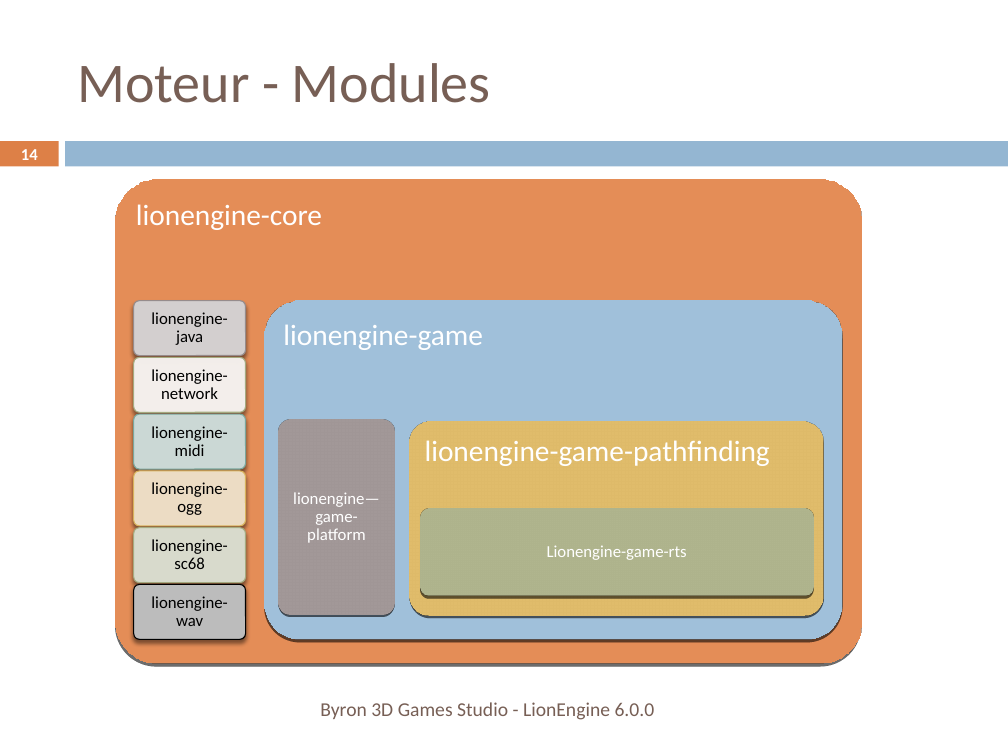
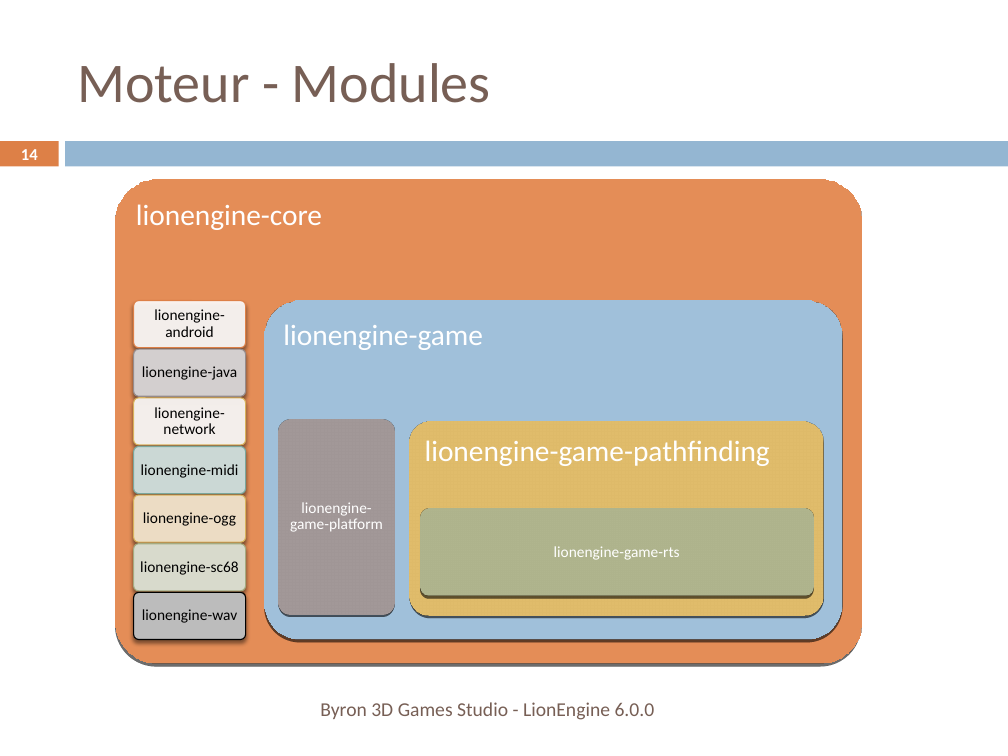
Before and after one commit to b3dgs/lionengine, a slide deck: slide 14 of doc/src/lionengine.pptx. Drawn at 1008x756 pixels with LibreOffice and Linux fonts; fonts in the diff are those of the drawing. Boxes give left, top, right and bottom in pixels: in the first picture for what was removed or moved away, otherwise in the second. Text is boxed around its words. In the diff, an @@ line names an element or a change of style, - is before the commit and + after.

```diff
--- a/doc/src/lionengine.pptx
+++ b/doc/src/lionengine.pptx
@@ rounded rectangle added at bbox=[134, 300, 246, 348], fill #FFFFFF at 90% opacity, outline #DD8047 0.79 pt @@
@@ text added at bbox=[154, 309, 224, 337], 11 pt, text #000000 @@
+lionengine-android
@@ rounded rectangle: place and size @@
-rounded rectangle at bbox=[134, 300, 246, 356]
+rounded rectangle at bbox=[134, 349, 246, 396]
@@ size 12 to 11 pt in 6 elements at bbox=[142, 609, 237, 623], bbox=[140, 561, 239, 575], bbox=[143, 512, 236, 526], bbox=[141, 464, 239, 478], bbox=[154, 407, 224, 434], bbox=[142, 366, 237, 380] @@
@@ text "lionengine-java": place and size @@
-text "lionengine-java" at bbox=[151, 312, 228, 345]
+text "lionengine-java" at bbox=[142, 366, 237, 380]
@@ rounded rectangle: place and size @@
-rounded rectangle at bbox=[134, 358, 246, 413]
+rounded rectangle at bbox=[134, 398, 246, 446]
@@ rounded rectangle at bbox=[134, 398, 246, 446]: outline #A5AB81 0.79 pt to #D8B25C 0.79 pt @@
@@ text "lionengine-network": place and size @@
-text "lionengine-network" at bbox=[151, 369, 228, 399]
+text "lionengine-network" at bbox=[154, 407, 224, 434]
@@ rounded rectangle: place and size @@
-rounded rectangle at bbox=[134, 414, 246, 470]
+rounded rectangle at bbox=[134, 447, 246, 494]
@@ text "lionengine-midi": place and size @@
-text "lionengine-midi" at bbox=[151, 426, 228, 456]
+text "lionengine-midi" at bbox=[141, 464, 239, 478]
@@ rounded rectangle: place and size @@
-rounded rectangle at bbox=[134, 471, 246, 526]
+rounded rectangle at bbox=[134, 495, 246, 542]
@@ text "lionengine-ogg": place and size @@
-text "lionengine-ogg" at bbox=[151, 482, 228, 515]
+text "lionengine-ogg" at bbox=[143, 512, 236, 526]
@@ text at bbox=[290, 502, 383, 532]: text changed; size 12 to 11 pt @@
-lionengine—game-platform
+lionengine-game-platform
@@ rounded rectangle: place and size @@
-rounded rectangle at bbox=[134, 527, 246, 583]
+rounded rectangle at bbox=[134, 543, 246, 591]
@@ text "lionengine-sc68": place and size @@
-text "lionengine-sc68" at bbox=[151, 539, 228, 569]
+text "lionengine-sc68" at bbox=[140, 561, 239, 575]
@@ text at bbox=[554, 546, 680, 560]: text changed; size 12 to 11 pt @@
-Lionengine-game-rts
+lionengine-game-rts
@@ rounded rectangle: place and size @@
-rounded rectangle at bbox=[134, 585, 246, 640]
+rounded rectangle at bbox=[134, 593, 246, 640]
@@ text "lionengine-wav": place and size @@
-text "lionengine-wav" at bbox=[151, 596, 228, 626]
+text "lionengine-wav" at bbox=[142, 609, 237, 623]
```
Also in this commit, not shown: 6 other slides changed, 2 slides added, 4 other files.
